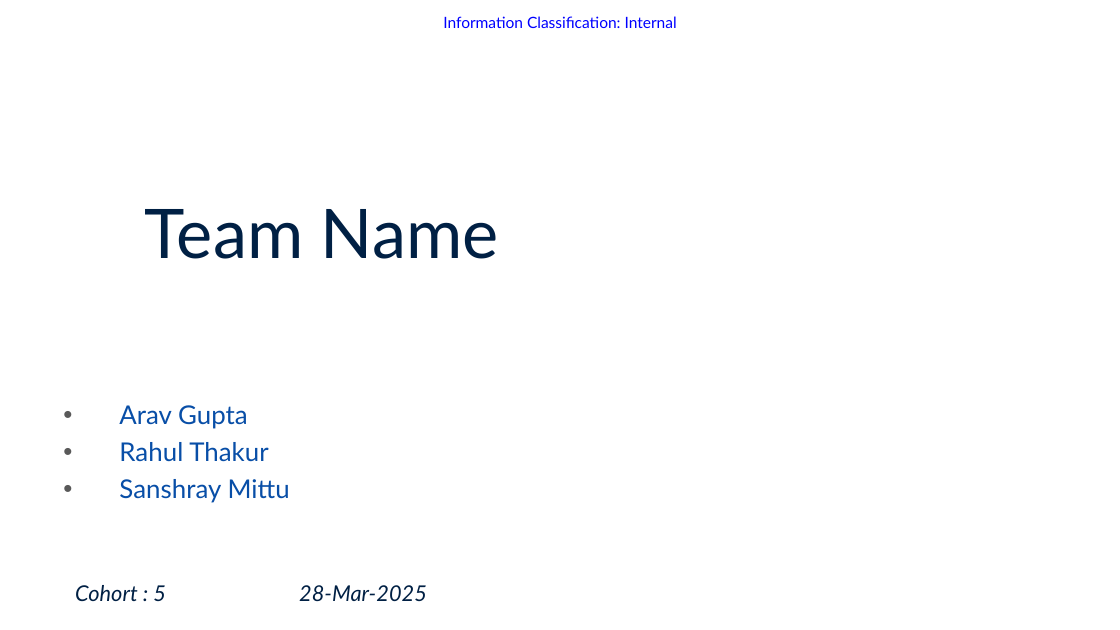
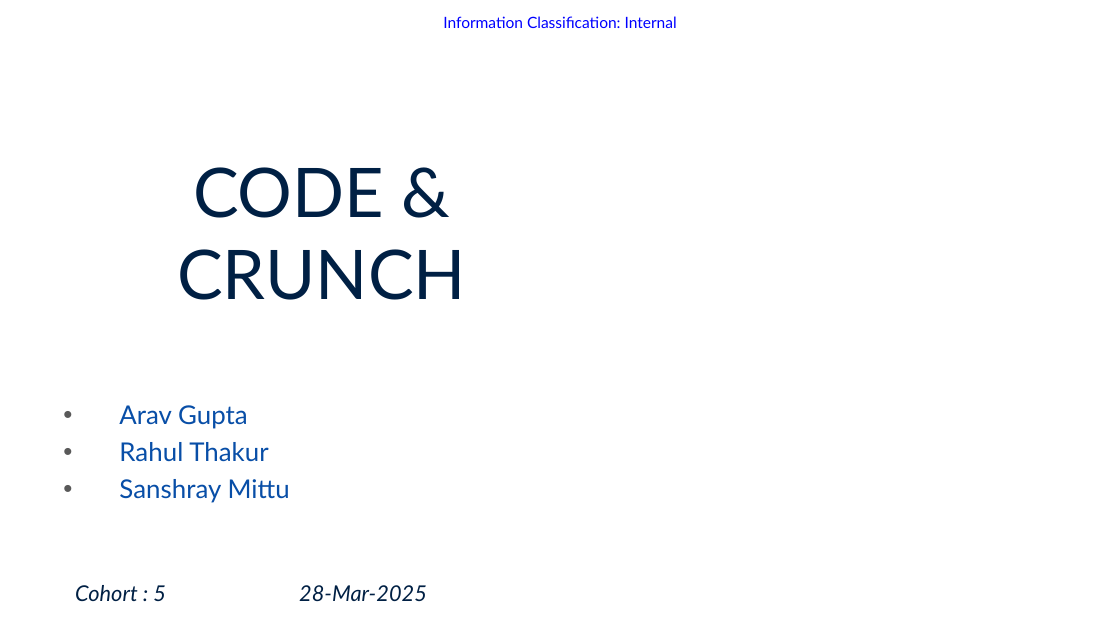
Before and after one commit to AravCodes/ppt, a slide deck: slide 1 of CODE AND CRUNCH.pptx. Drawn at 1120x630 pixels with LibreOffice and Linux fonts; fonts in the diff are those of the drawing; background and template pictures are left out. Boxes give left, top, right and bottom in pixels: in the first picture for what was removed or moved away, otherwise in the second. Text is boxed around its words. In the diff, an @@ line names an element or a change of style, - is before the commit and + after.

```diff
--- a/CODE AND CRUNCH.pptx
+++ b/CODE AND CRUNCH.pptx
@@ title at [177, 167, 466, 300]: text changed @@
-Team Name
+CODE & CRUNCH
```
Also in this commit, not shown: 3 other slides changed.
